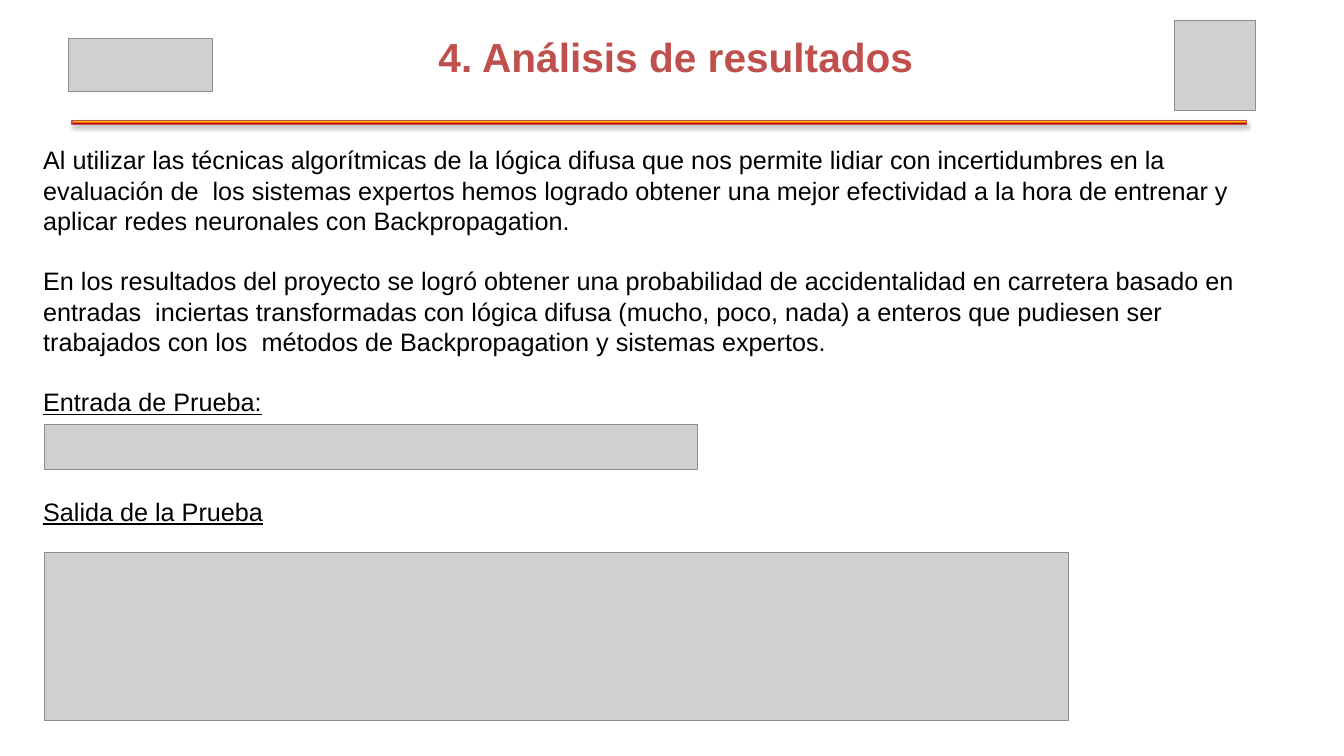
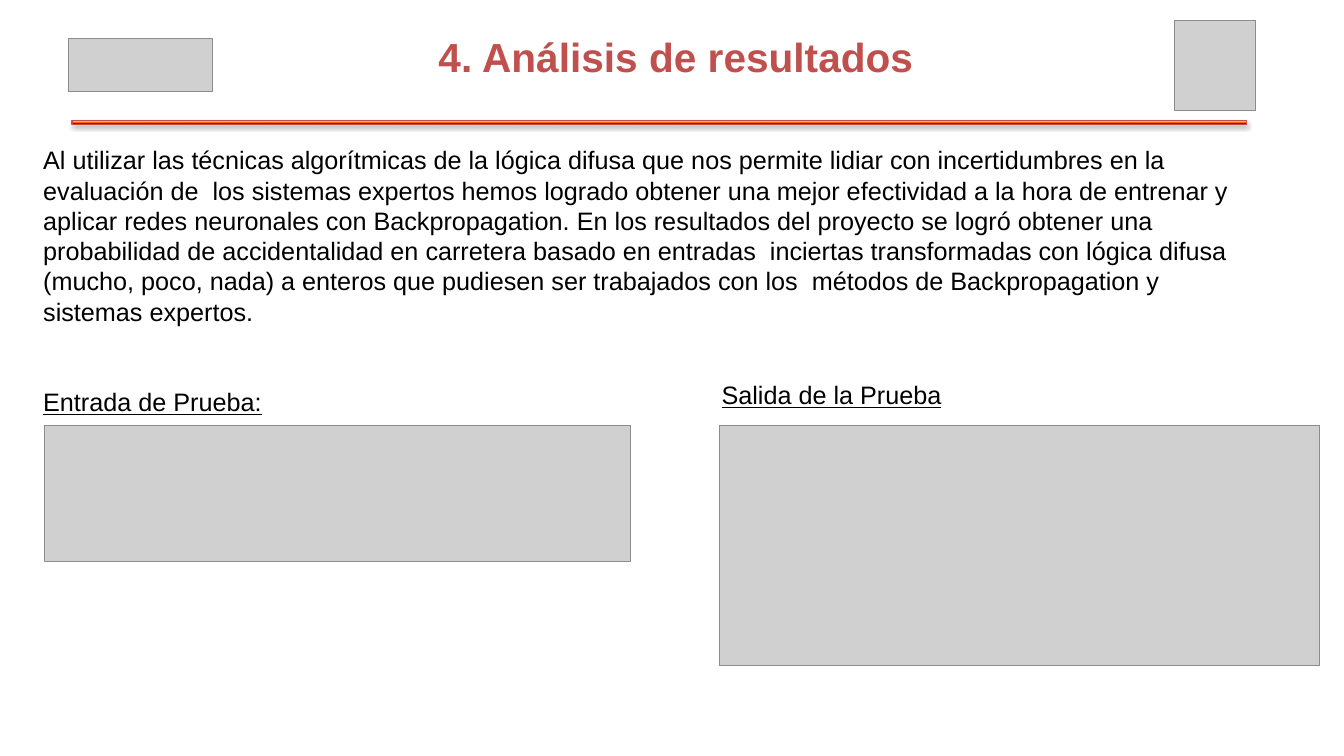
Before and after one commit to nickoro094/Computaci-n-Blanda, a slide deck: slide 9 of FL+BP+ES/INFORME PROYECTO Computación Blanda.pptx. Drawn at 1344x756 pixels with LibreOffice and Linux fonts; fonts in the diff are those of the drawing; grey boxes stand for pictures. Boxes give left, top, right and bottom in pixels: in the first picture for what was removed or moved away, otherwise in the second. Text is boxed around its words. In the diff, an @@ line names an element or a change of style, - is before the commit and + after.

```diff
--- a/FL+BP+ES/INFORME PROYECTO Computación Blanda.pptx
+++ b/FL+BP+ES/INFORME PROYECTO Computación Blanda.pptx
@@ text at [43, 150, 1228, 326]: text changed @@
-Al utilizar las técnicas algorítmicas de la lógica difusa que nos permite lidiar con incertidumbres en la evaluación de los sistemas expertos hemos logrado obtener una mejor efectividad a la hora de entrenar y aplicar redes neuronales con Backpropagation.
-En los resultados del proyecto se logró obtener una probabilidad de accidentalidad en carretera basado en entradas inciertas transformadas con lógica difusa (mucho, poco, nada) a enteros que pudiesen ser trabajados con los métodos de Backpropagation y sistemas expertos.
+Al utilizar las técnicas algorítmicas de la lógica difusa que nos permite lidiar con incertidumbres en la evaluación de los sistemas expertos hemos logrado obtener una mejor efectividad a la hora de entrenar y aplicar redes neuronales con Backpropagation. En los resultados del proyecto se logró obtener una probabilidad de accidentalidad en carretera basado en entradas inciertas transformadas con lógica difusa (mucho, poco, nada) a enteros que pudiesen ser trabajados con los métodos de Backpropagation y sistemas expertos.
@@ text "Salida de la Prueba": place and size @@
-text "Salida de la Prueba" at [43, 502, 263, 525]
+text "Salida de la Prueba" at [722, 385, 941, 408]
@@ picture removed at [45, 424, 699, 470] @@
@@ picture added at [45, 426, 631, 562] @@
@@ picture added at [720, 426, 1320, 666] @@
@@ picture removed at [45, 553, 1070, 721] @@
```
Also in this commit, not shown: 1 other slide changed.
